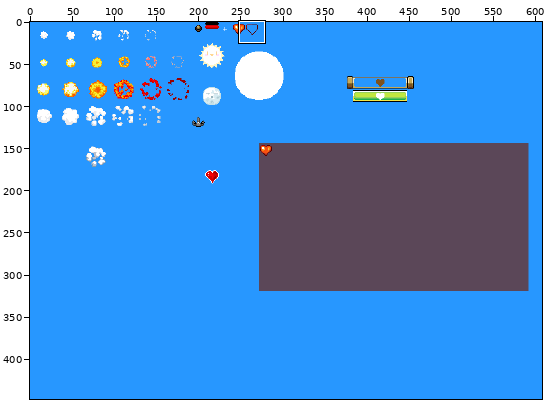
Two states of a sprite sheet, Invasion.gmx/ASSET/gfx.png. Above, an overview of the earlier version with the close-up marked.
Close-up. As it was:
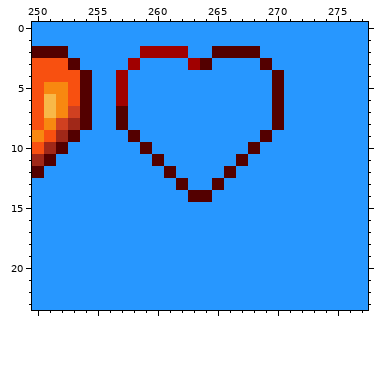
The file is 608x448 pixels. Colours within 5 levels of each other are drawn and written as one. Shown: x 250..277, y 0..23.
The same view after the edit:
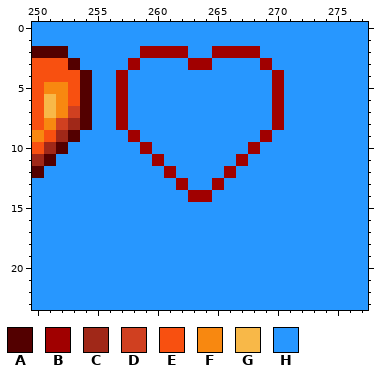
Palette (. is transparent): A #530000  B #a00000  C #a02818  D #d04020  E #f85010  F #f88810  G #f8b848  H #2797ff
The exact change:
y 2: x 265..268 AAAA -> BBBB
y 3: x 264 A -> B; x 269 A -> B
y 4..6: x 270 A -> B
y 7..8: x 257 A -> B; x 270 A -> B
y 9: x 258 A -> B; x 269 A -> B
y 10: x 259 A -> B; x 268 A -> B
y 11: x 260 A -> B; x 267 A -> B
y 12: x 261 A -> B; x 266 A -> B
y 13: x 262 A -> B; x 265 A -> B
y 14: x 263..264 AA -> BB
